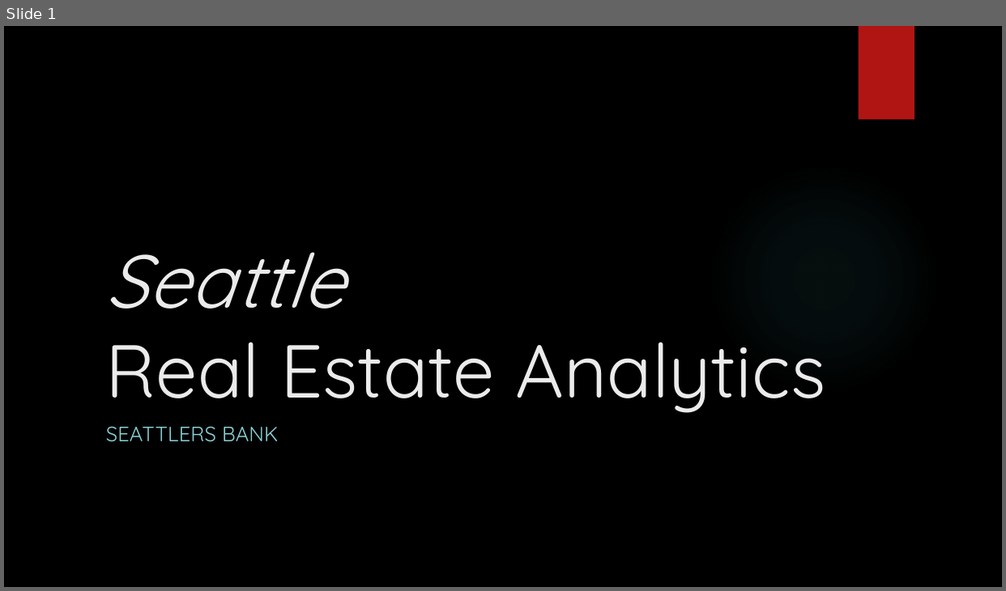
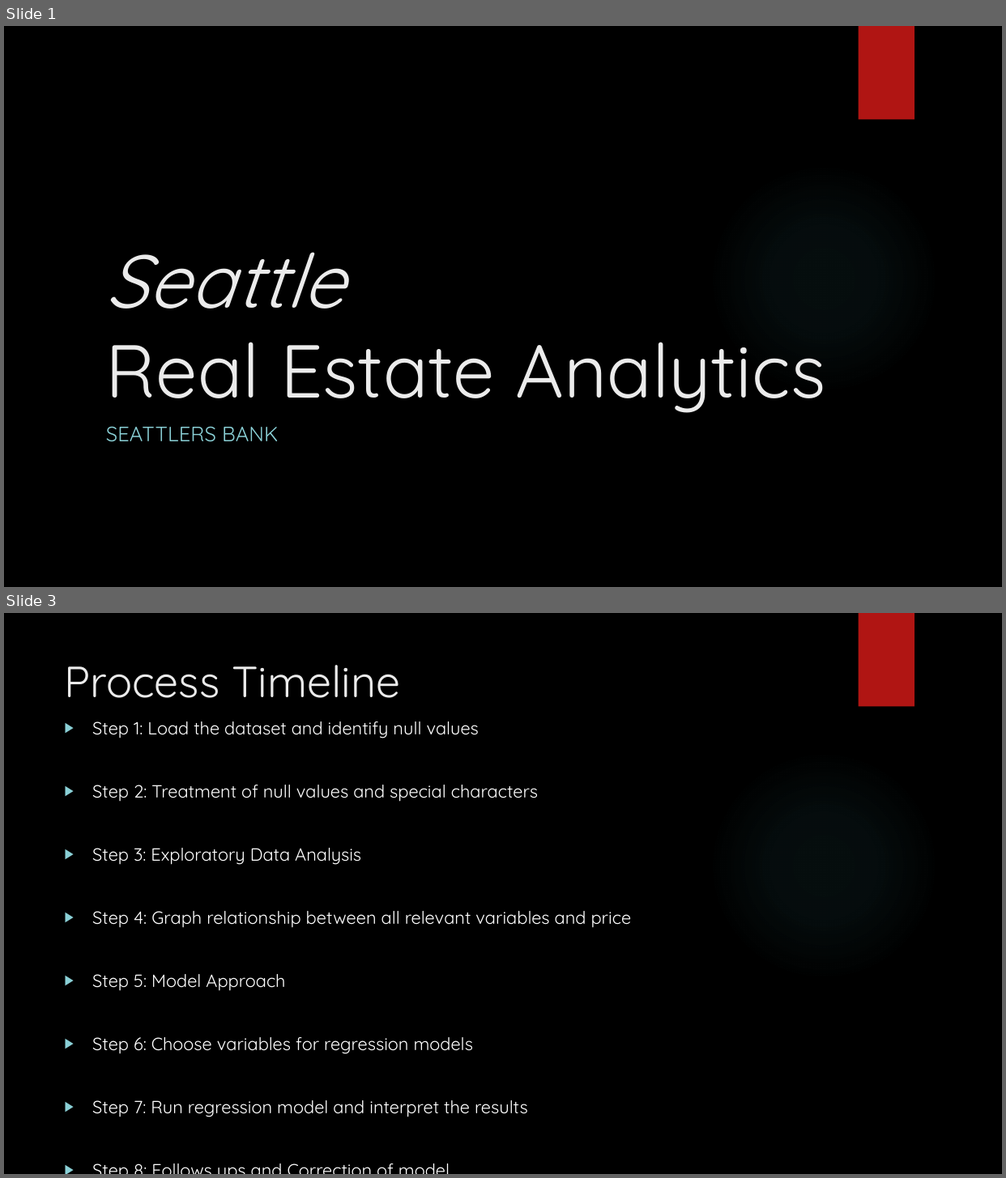
Before and after one commit to Silkways/Seattlers, a slide deck: Flatiron_Mod_1_Slides.pptx. Shown one above the other, each under a label of ours: slide 1 before the commit, slides 1 and 3 after it; the slides between them are not shown. The pictures are 1006x591 and 1006x1178 pixels, drawn with LibreOffice and Linux fonts; fonts in the diff are those of the drawing; background and template pictures are left out. Boxes give left, top, right and bottom in pixels: in the first picture for what was removed or moved away, otherwise in the second. Text is boxed around its words. In the diff, an @@ line names an element or a change of style, - is before the commit and + after.

```diff
--- a/Flatiron_Mod_1_Slides.pptx
+++ b/Flatiron_Mod_1_Slides.pptx
@@ slide 3 added at (x1=4, y1=613, x2=1002, y2=1174), background picture (left out); not listed: 2 template elements that a slide beside it also shows @@
@@ title added at (x1=65, y1=665, x2=400, y2=698), 42 pt, text #EBEBEB @@
+Process Timeline
@@ text added at (x1=92, y1=722, x2=632, y2=1118), 17 pt, text #FFFFFF @@
+▶ Step 1: Load the dataset and identify null values
+▶ Step 2: Treatment of null values and special characters
+▶ Step 3: Exploratory Data Analysis
+▶ Step 4: Graph relationship between all relevant variables and price
+▶ Step 5: Model Approach
+▶ Step 6: Choose variables for regression models
+▶ Step 7: Run regression model and interpret the results
+▶ Step 8: Follows ups and Correction of model
```
Also in this commit, not shown: 1 slide changed, 7 other slides added, 2 slides removed, 2 other files.
